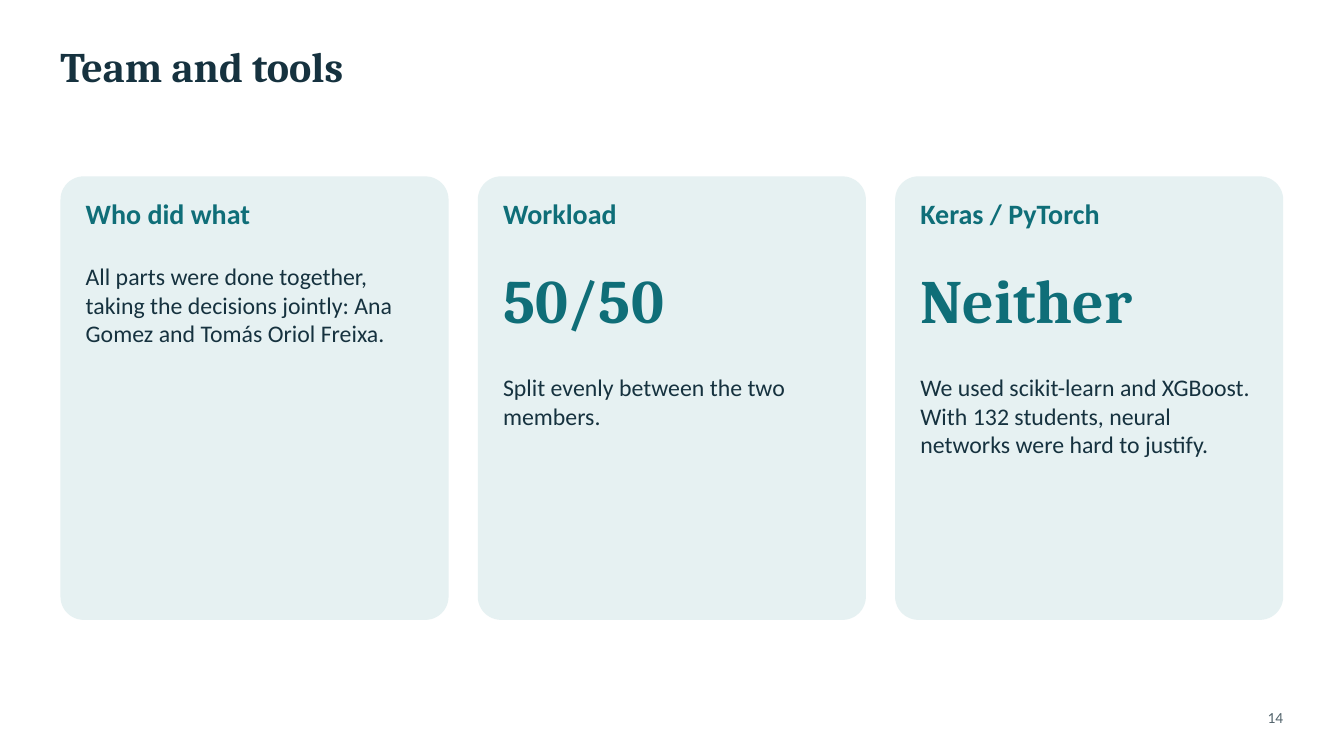
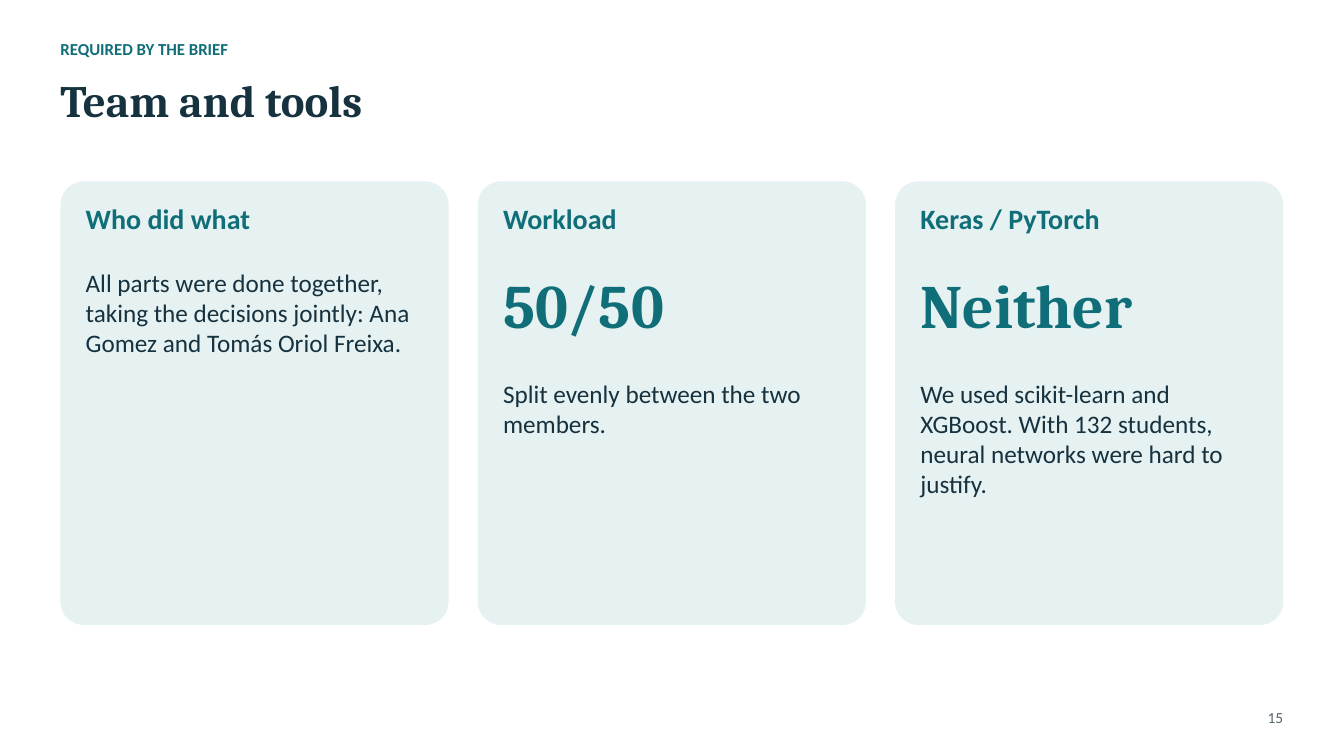
Before and after one commit to tomas20oriol-jpg/miopia-ml-project, a slide deck: slide 15 of slides/myopia_presentation.pptx (slide 14 before the commit). Drawn at 1344x756 pixels with LibreOffice and Linux fonts; fonts in the diff are those of the drawing. Boxes give left, top, right and bottom in pixels: in the first picture for what was removed or moved away, otherwise in the second. Text is boxed around its words. In the diff, an @@ line names an element or a change of style, - is before the commit and + after.

```diff
--- a/slides/myopia_presentation.pptx
+++ b/slides/myopia_presentation.pptx
@@ text added at (x1=60, y1=44, x2=228, y2=57), 12 pt, text #0F6E78, bold @@
+REQUIRED BY THE BRIEF
@@ title "Team and tools" moved from (x1=60, y1=52, x2=343, y2=83) to (x1=60, y1=86, x2=362, y2=118) @@
@@ title "Team and tools" at (x1=60, y1=86, x2=362, y2=118): size 30 to 32 pt @@
@@ 5 texts, 3 rounded rectangles moved together from (x1=60, y1=176, x2=1284, y2=620) to (x1=60, y1=181, x2=1284, y2=625) @@
@@ size 17 to 18 pt in 3 elements at (x1=86, y1=274, x2=409, y2=352), (x1=503, y1=385, x2=800, y2=433), (x1=920, y1=385, x2=1222, y2=498) @@
@@ text at (x1=1268, y1=713, x2=1284, y2=723): text changed @@
-14
+15
```
Also in this commit, not shown: 13 other slides changed, 2 slides added, 1 slide removed, 14 other files.
